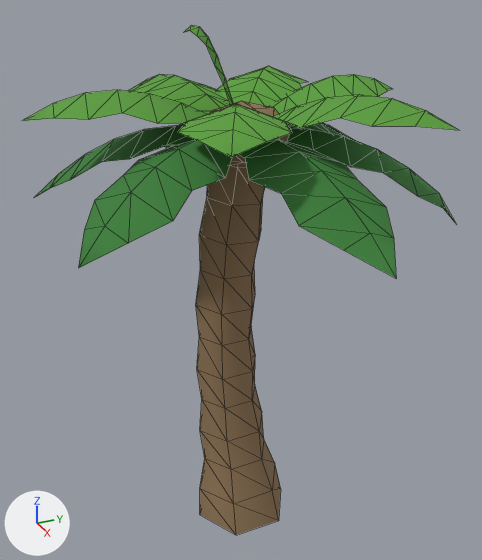
Two versions of the glTF model trees/tree-palm-short-b.glb, one commit apart.
One viewpoint serves both versions: a camera (50 mm lens) standing at (1.801, -0.812, 1.828) and looking at (-0.027, 0.011, 0.914). Lighting does not change. The marker at lower left points along +X, +Y and +Z. The picture after the commit comes second. Mesh edges are drawn as thin lines. Vertices at exactly the same position are counted once.

Objects in the first picture: 'tree-palm-short-b'.
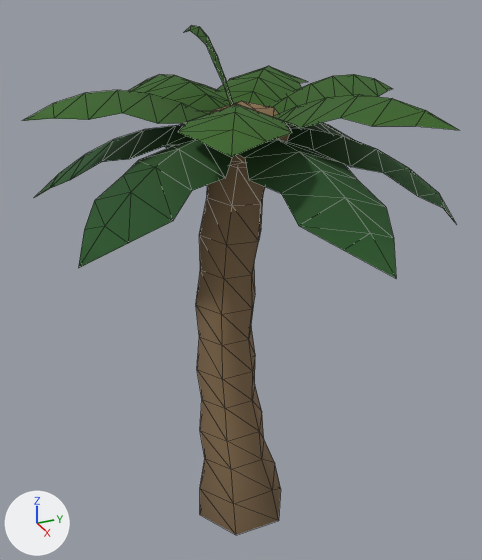
Changed parts and their boxes [x1, y1, x2, y2] in the pictures (482 x 560 px):
'tree-palm-short-b', recoloured: [23, 26, 458, 535] in both
part 1 of me_tree_palm_short_b, recoloured: [34, 122, 451, 278] in both

Edits to the bpy script that builds the scene:
```text
Change mat_woodbarkpalm:
    where n0 = _N.new('ShaderNodeBsdfPrincipled'); n0.name = 'Principled BSDF'
    remove n0.inputs[0].default_value = (0.28, 0.18, 0.0915, 1.0)  # 'Base Color', brown #907655
    add n2 = _N.new('ShaderNodeVertexColor'); n2.name = 'Color Attribute'
    add _L.new(n2.outputs[0], n0.inputs[0])  # 'Color' to 'Base Color'
Change mat_leafspalm:
    where n0 = _N.new('ShaderNodeBsdfPrincipled'); n0.name = 'Principled BSDF'
    remove n0.inputs[0].default_value = (0.101, 0.339, 0.0415, 1.0)  # 'Base Color', green #599d39
    add n2 = _N.new('ShaderNodeVertexColor'); n2.name = 'Color Attribute'
    add _L.new(n2.outputs[0], n0.inputs[0])  # 'Color' to 'Base Color'
Change me_tree_palm_short_b:
    where me_tree_palm_short_b.from_pydata(...)  # 392 vertices, 560 faces; spans x -0.69..0.69, y -0.6..0.6, z 0.0..1.7
    used by ob_tree_palm_short_b; location = (0.0, 0.0, 0.0)
    me_tree_palm_short_b part 1: all 156 faces that had it switch from mat_leafspalmdark (green #397e37) to mat_leafspalm
    me_tree_palm_short_b part 2: vertex colours changed
```
